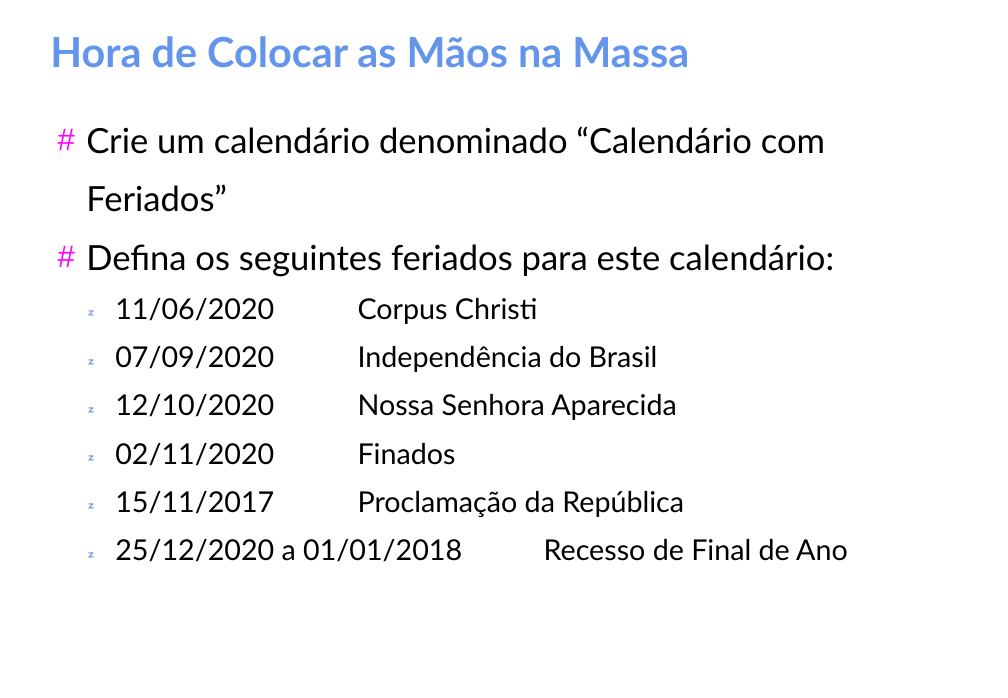
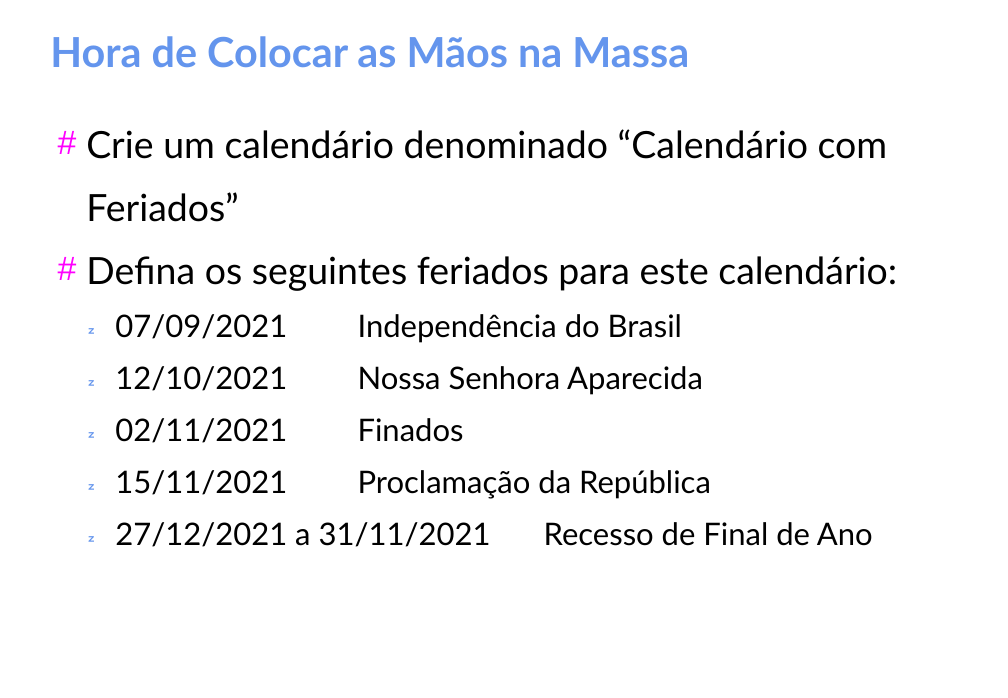
Before and after one commit to gomesluiz/gestao-de-projetos, a slide deck: slide 12 of aulas/project-aula-02.odp (slide 11 before the commit). Drawn at 1008x698 pixels with LibreOffice and Linux fonts; fonts in the diff are those of the drawing. Boxes give left, top, right and bottom in pixels: in the first picture for what was removed or moved away, otherwise in the second. Text is boxed around its words. In the diff, an @@ line names an element or a change of style, - is before the commit and + after.

```diff
--- a/aulas/project-aula-02.odp
+++ b/aulas/project-aula-02.odp
@@ text at bbox=[86, 129, 897, 291]: size 26.8 to 29 pt in "Crie um calendário denominado “Calendário com Feriados”", "Defina os seguintes feriados para este calendário:" @@
@@ text at bbox=[115, 314, 873, 547]: text changed; size 22.2 to 24 pt @@
-   11/06/2020 Corpus Christi
-   07/09/2020 Independência do Brasil
-   12/10/2020 Nossa Senhora Aparecida
-   02/11/2020 Finados
-   15/11/2017 Proclamação da República
-   25/12/2020 a 01/01/2018 Recesso de Final de Ano
+   07/09/2021 Independência do Brasil
+   12/10/2021 Nossa Senhora Aparecida
+   02/11/2021 Finados
+   15/11/2021 Proclamação da República
+   27/12/2021 a 31/11/2021 Recesso de Final de Ano
```
Also in this commit, not shown: 32 other slides changed, 1 slide added, 44 other files.
